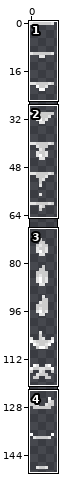
A sprite sheet gets an edit: Assets/Biomes/CrystallineSkyIslandDroplet.png. Above, an overview of the earlier version with the close-up marked.
Close-up. Before:
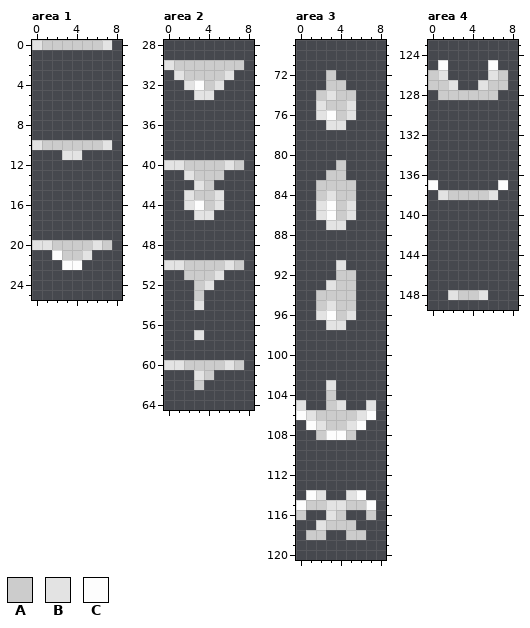
The file is 18x300 pixels, drawn in blocks of 2x2; one block is one cell here. Shown: area 1: x 0..8, y 0..25; area 2: x 0..8, y 28..64; area 3: x 0..8, y 69..120; area 4: x 0..8, y 123..149.
Palette (. is transparent): A #cccccc  B #e3e3e3  C #fdfdfd
Pixels before, area 1, first column x 0:
 0 BAAAAAAB
 1 ........
 2 ........
 3 ........
 4 ........
 5 ........
 6 ........
 7 ........
 8 ........
 9 ........
10 BAAAAAAB
11 ...BB...
12 ........
13 ........
14 ........
15 ........
16 ........
17 ........
18 ........
19 ........
20 BBAAAABA
21 ..CAAB..
22 ...CC...
Pixels before, area 2, first column x 0:
30 BAAAAAAA
31 .BAAAAB.
32 ..BCAB..
33 ...BB...
34 ........
35 ........
36 ........
37 ........
38 ........
39 ........
40 BBAAAABA
41 ..BAAA..
42 ...BA...
43 ..BAAB..
44 ..BCAB..
45 ...BB...
46 ........
47 ........
48 ........
49 ........
50 BBAAAABA
51 ..AAAB..
52 ...AB...
53 ...A....
54 ...B....
55 ........
56 ........
57 ...B....
58 ........
59 ........
60 BBAAAABA
61 ...BA...
62 ...A....
Pixels before, area 3, first column x 0:
 72 ...A....
 73 ...AA...
 74 ..ABAA..
 75 ..BAAB..
 76 ..BCAB..
 77 ...BB...
 78 ........
 79 ........
 80 ........
 81 ....A...
 82 ...AA...
 83 ..AAAA..
 84 ..ABAA..
 85 ..BCAB..
 86 ..BCAB..
 87 ...BB...
 88 ........
 89 ........
 90 ........
 91 ....B...
 92 ....AA..
 93 ...BAA..
 94 ..AAAA..
 95 ..ABAA..
 96 ..BCAB..
 97 ...BB...
 98 ........
 99 ........
100 ........
101 ........
102 ........
103 ...B....
104 ...A....
105 B..AB..B
106 CBAAAABC
107 .CBAABC.
108 ..ACCA..
109 ........
110 ........
111 ........
112 ........
113 ........
114 .CB..BC.
115 CAABBAAC
116 A..BA..A
117 ..BAAA..
118 .AA..AA.
Pixels before, area 4, first column x 0:
125 .C....C.
126 AB....BA
127 AAB..BAA
128 .AAAAAA.
129 ........
130 ........
131 ........
132 ........
133 ........
134 ........
135 ........
136 ........
137 C......C
138 .BAAAAB.
139 ........
140 ........
141 ........
142 ........
143 ........
144 ........
145 ........
146 ........
147 ........
148 ..BAAB..
Once edited:
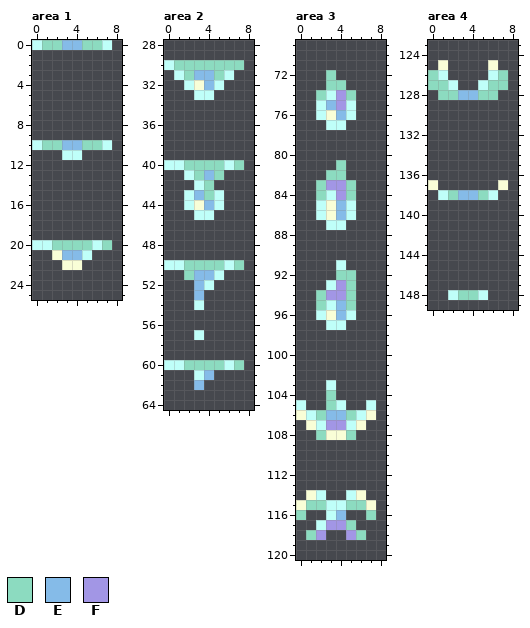
Colours new in this view: D #8cdbc0  E #85bbe8  F #a296e5
What changed:
{"colour":"B","old":"#e3e3e3","new":"#bffff9"}
{"colour":"C","old":"#fdfdfd","new":"#f9fed7"}
{"where": "area 1"}
{"y":0,"x":1,"old":"AAAAAA","new":"DDEEDD"}
{"y":10,"x":1,"old":"AAAAAA","new":"DDEEDD"}
{"y":20,"x":2,"old":"AAAA","new":"DDDD"}
{"y":20,"x":7,"old":"A","new":"D"}
{"y":21,"x":3,"old":"AA","new":"EE"}
{"where": "area 2"}
{"y":30,"x":1,"old":"AAAAAAA","new":"DDDDDDD"}
{"y":31,"x":2,"old":"AAAA","new":"DEED"}
{"y":32,"x":4,"old":"A","new":"E"}
{"y":40,"x":2,"old":"AAAA","new":"DDDD"}
{"y":40,"x":7,"old":"A","new":"D"}
{"y":41,"x":3,"old":"AAA","new":"DED"}
{"y":42,"x":4,"old":"A","new":"D"}
{"y":43,"x":3,"old":"AA","new":"ED"}
{"y":44,"x":4,"old":"A","new":"E"}
{"y":50,"x":2,"old":"AAAA","new":"DDDD"}
{"y":50,"x":7,"old":"A","new":"D"}
{"y":51,"x":2,"old":"AAA","new":"DEE"}
{"y":52,"x":3,"old":"A","new":"E"}
{"y":53,"x":3,"old":"A","new":"E"}
{"y":60,"x":2,"old":"AAAA","new":"DDDD"}
{"y":60,"x":7,"old":"A","new":"D"}
{"y":61,"x":4,"old":"A","new":"E"}
{"y":62,"x":3,"old":"A","new":"E"}
{"where": "area 3"}
{"y":72,"x":3,"old":"A","new":"D"}
{"y":73,"x":3,"old":"AA","new":"DD"}
{"y":74,"x":2,"old":"A","new":"D"}
{"y":74,"x":4,"old":"AA","new":"FD"}
{"y":75,"x":3,"old":"AA","new":"EF"}
{"y":76,"x":4,"old":"A","new":"E"}
{"y":81,"x":4,"old":"A","new":"D"}
{"y":82,"x":3,"old":"AA","new":"DD"}
{"y":83,"x":2,"old":"AAAA","new":"DFFD"}
{"y":84,"x":2,"old":"A","new":"D"}
{"y":84,"x":4,"old":"AA","new":"FD"}
{"y":85,"x":4,"old":"A","new":"E"}
{"y":86,"x":4,"old":"A","new":"E"}
{"y":92,"x":4,"old":"AA","new":"DD"}
{"y":93,"x":4,"old":"AA","new":"FD"}
{"y":94,"x":2,"old":"AAAA","new":"DFFD"}
{"y":95,"x":2,"old":"A","new":"D"}
{"y":95,"x":4,"old":"AA","new":"ED"}
{"y":96,"x":4,"old":"A","new":"E"}
{"y":104,"x":3,"old":"A","new":"D"}
{"y":105,"x":3,"old":"A","new":"D"}
{"y":106,"x":2,"old":"AAAA","new":"DEED"}
{"y":107,"x":3,"old":"AA","new":"FF"}
{"y":108,"x":2,"old":"A","new":"D"}
{"y":108,"x":5,"old":"A","new":"D"}
{"y":115,"x":1,"old":"AA","new":"DD"}
{"y":115,"x":5,"old":"AA","new":"DD"}
{"y":116,"x":0,"old":"A","new":"D"}
{"y":116,"x":4,"old":"A","new":"E"}
{"y":116,"x":7,"old":"A","new":"D"}
{"y":117,"x":3,"old":"AAA","new":"FFD"}
{"y":118,"x":1,"old":"AA","new":"DF"}
{"y":118,"x":5,"old":"AA","new":"FD"}
{"where": "area 4"}
{"y":126,"x":0,"old":"A","new":"D"}
{"y":126,"x":7,"old":"A","new":"D"}
{"y":127,"x":0,"old":"AA","new":"DD"}
{"y":127,"x":6,"old":"AA","new":"DD"}
{"y":128,"x":1,"old":"AAAAAA","new":"DDEEDD"}
{"y":138,"x":2,"old":"AAAA","new":"DEED"}
{"y":148,"x":3,"old":"AA","new":"DD"}
